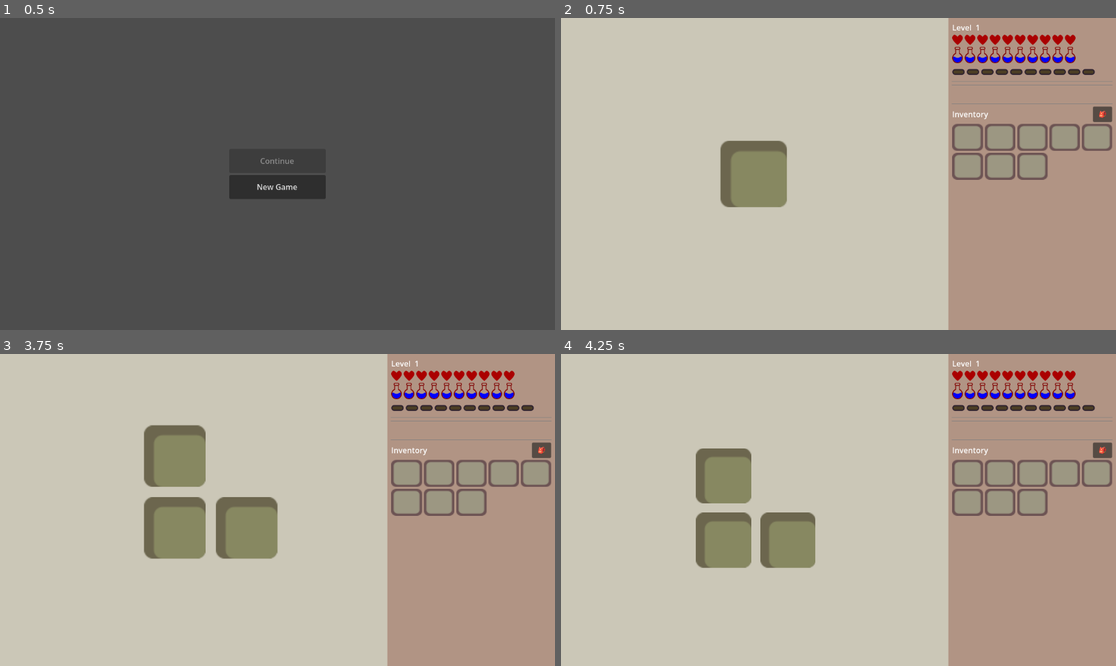
Above: before the commit, frames 1-4 (two rows, left to right).
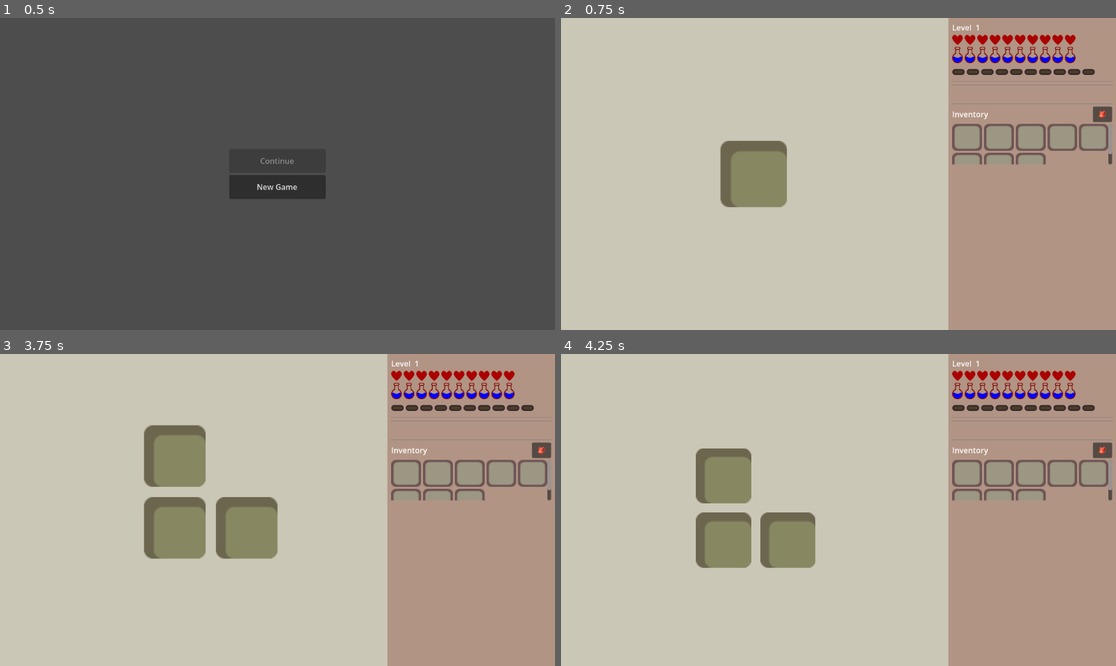
Above: after the commit, the same moments.

Repository: jiexdrop/run-reset
Game: Godot game, scene res://scenes/init.tscn
Same seed, same stepped clock (60 frames per second), same inputs: the game is played once before the commit and once after it.
Inputs (mouse positions are in pixels of both pictures, inside the frame that each line leads up to):
- Up to frame 1 (0.5 s): no input
- Up to frame 2 (0.75 s): click "New Game" at 0.5 s
- Up to frame 3 (3.75 s): click "🎒" at 1.25 s; click "🎒" at 2 s; click "🎒" at 2.75 s; tap Enter at 3.5 s; drag from (194, 510) to (333, 441) at 3.52 s
- Up to frame 4 (4.25 s): no input

Frame 1 is identical in both runs. In frame 2, 0.9% of the frame differs, in the area x 70-100%, y 33-52%; in frame 3, 0.9%; in frame 4, 0.9%.

Commit message:
combat_ui finally fixed

Diff:
--- a/scenes/combat_ui.tscn
+++ b/scenes/combat_ui.tscn
@@ -40,6 +40,7 @@
 
 [node name="StatsSection" type="VBoxContainer" parent="MarginContainer/VBox" unique_id=200000003]
 layout_mode = 2
+size_flags_vertical = 0
 
 [node name="LevelLabel" type="Label" parent="MarginContainer/VBox/StatsSection" unique_id=200000004]
 layout_mode = 2
@@ -56,30 +57,37 @@
 
 [node name="Separator" type="HSeparator" parent="MarginContainer/VBox" unique_id=200000008]
 layout_mode = 2
+size_flags_vertical = 0
 
 [node name="CombatSection" type="VBoxContainer" parent="MarginContainer/VBox" unique_id=200000009]
 layout_mode = 2
-size_flags_vertical = 3
+size_flags_vertical = 0
 
 [node name="CombatLabel" type="Label" parent="MarginContainer/VBox/CombatSection" unique_id=200000010]
 layout_mode = 2
+size_flags_vertical = 0
 text = "— Enemies —"
 horizontal_alignment = 1
 
 [node name="MobCarousel" type="HBoxContainer" parent="MarginContainer/VBox/CombatSection" unique_id=200000020]
 layout_mode = 2
-size_flags_vertical = 3
+size_flags_horizontal = 3
+size_flags_vertical = 0
 alignment = 1
 
 [node name="PrevButton" type="Button" parent="MarginContainer/VBox/CombatSection/MobCarousel" unique_id=200000021]
 custom_minimum_size = Vector2(24, 0)
 layout_mode = 2
+size_flags_vertical = 1
 text = "‹"
 
 [node name="MobScroll" type="ScrollContainer" parent="MarginContainer/VBox/CombatSection/MobCarousel" unique_id=200000022]
+custom_minimum_size = Vector2(0, 160)
 layout_mode = 2
 size_flags_horizontal = 3
-horizontal_scroll_mode = 0
+size_flags_vertical = 0
+horizontal_scroll_mode = 2
+vertical_scroll_mode = 0
 
 [node name="MobRow" type="HBoxContainer" parent="MarginContainer/VBox/CombatSection/MobCarousel/MobScroll" unique_id=200000011]
 layout_mode = 2
@@ -88,20 +96,26 @@
 [node name="NextButton" type="Button" parent="MarginContainer/VBox/CombatSection/MobCarousel" unique_id=200000023]
 custom_minimum_size = Vector2(24, 0)
 layout_mode = 2
+size_flags_vertical = 1
 text = "›"
 
 [node name="Separator2" type="HSeparator" parent="MarginContainer/VBox" unique_id=200000012]
 layout_mode = 2
+size_flags_vertical = 0
 
 [node name="AttackBar" type="HFlowContainer" parent="MarginContainer/VBox" unique_id=200000013]
 layout_mode = 2
+size_flags_vertical = 0
 
 [node name="LogLabel" type="Label" parent="MarginContainer/VBox" unique_id=200000014]
 layout_mode = 2
+size_flags_vertical = 0
 autowrap_mode = 3
 
 [node name="Separator3" type="HSeparator" parent="MarginContainer/VBox" unique_id=200000015]
 layout_mode = 2
+size_flags_vertical = 0
 
 [node name="InventoryUI" parent="MarginContainer/VBox" unique_id=1195445285 instance=ExtResource("2_invui")]
 layout_mode = 2
+size_flags_vertical = 0
